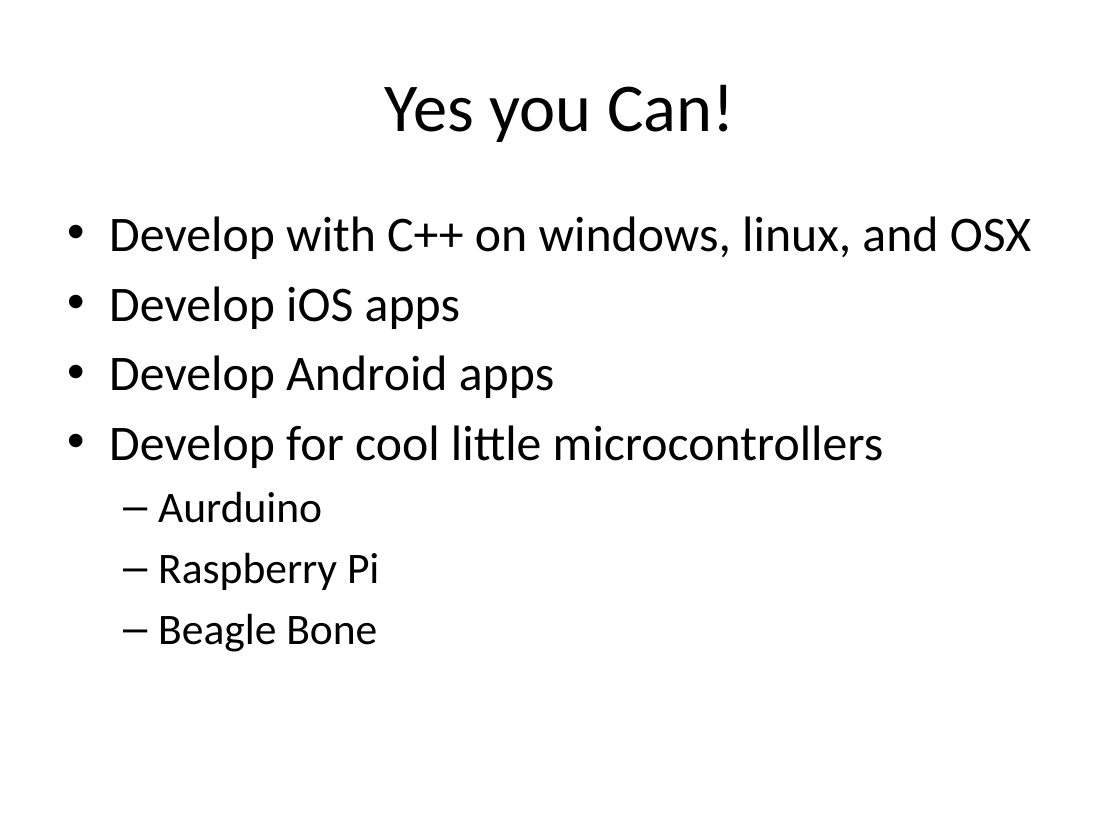
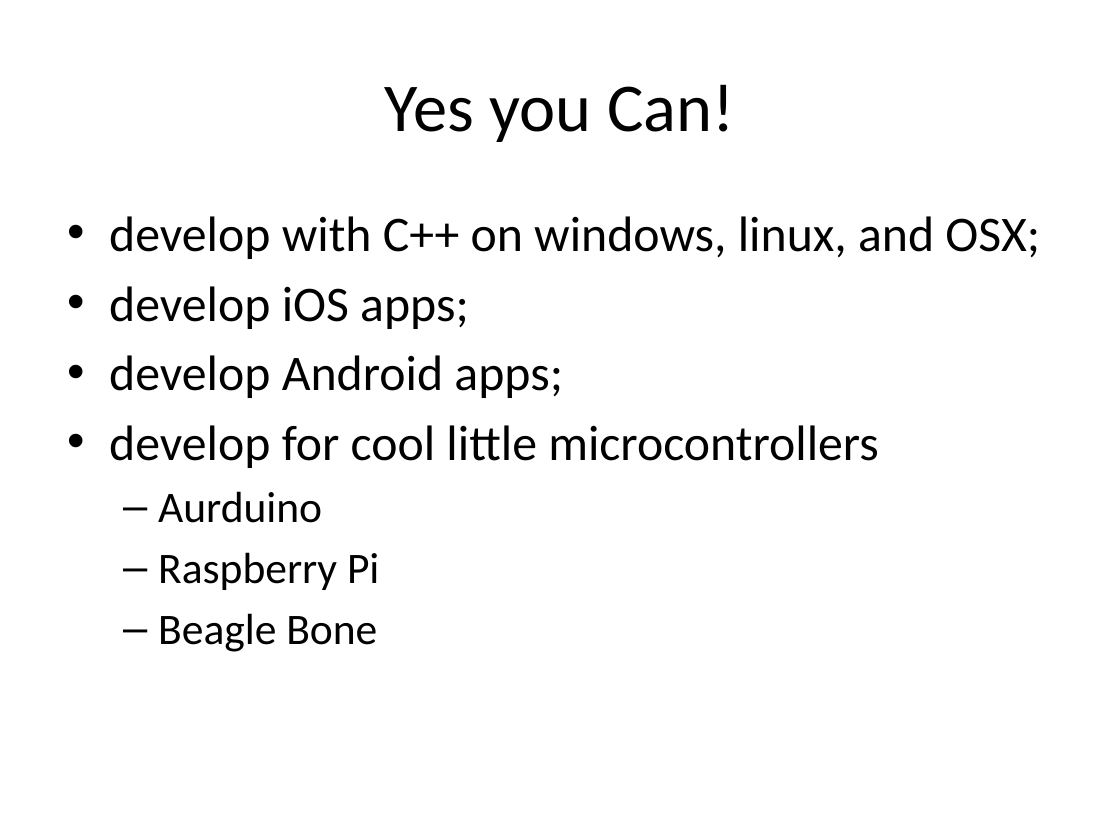
Before and after one commit to fellmad/FunWithCpp11, a slide deck: slide 23 of doc/Fun_with_C++11.pptx. Drawn at 1120x840 pixels with LibreOffice and Linux fonts; fonts in the diff are those of the drawing. Boxes give left, top, right and bottom in pixels: in the first picture for what was removed or moved away, otherwise in the second. Text is boxed around its words. In the diff, an @@ line names an element or a change of style, - is before the commit and + after.

```diff
--- a/doc/Fun_with_C++11.pptx
+++ b/doc/Fun_with_C++11.pptx
@@ text at box(109, 216, 1040, 468): text changed @@
-• Develop with C++ on windows, linux, and OSX
-• Develop iOS apps
-• Develop Android apps
-• Develop for cool little microcontrollers
+• develop with C++ on windows, linux, and OSX;
+• develop iOS apps;
+• develop Android apps;
+• develop for cool little microcontrollers
```
Also in this commit, not shown: 9 other slides changed, 1 other file.
